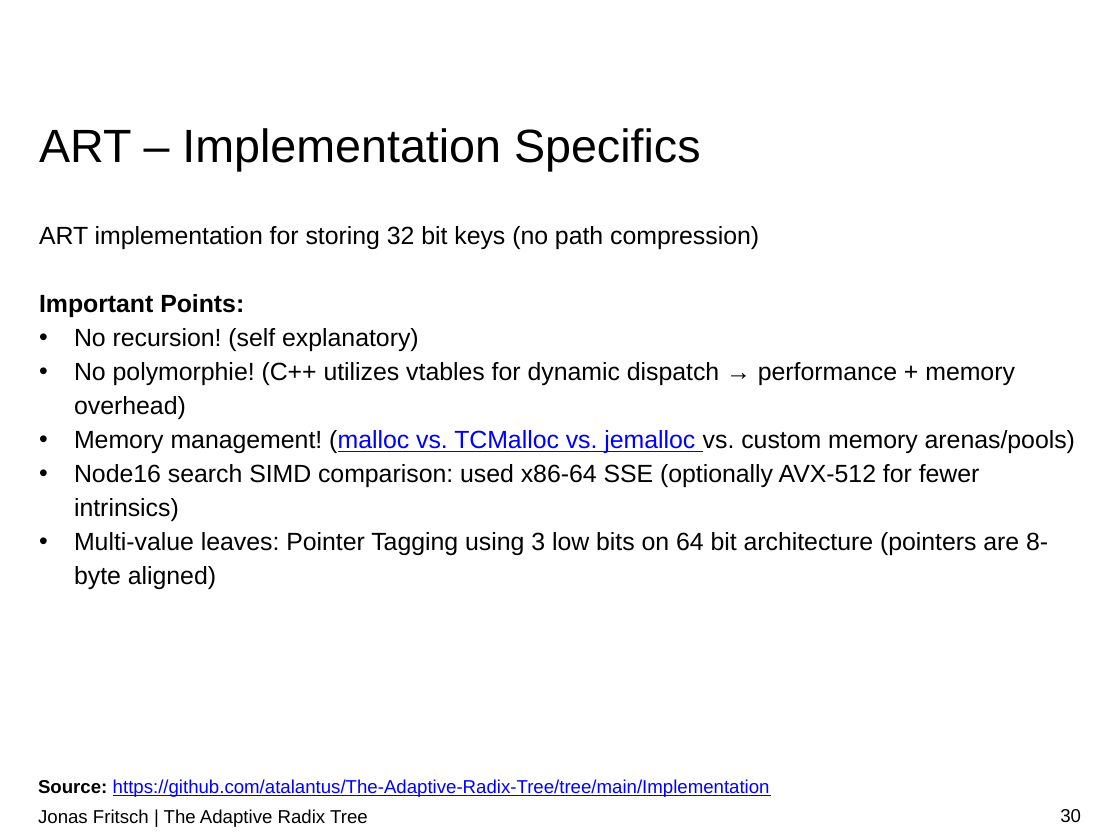
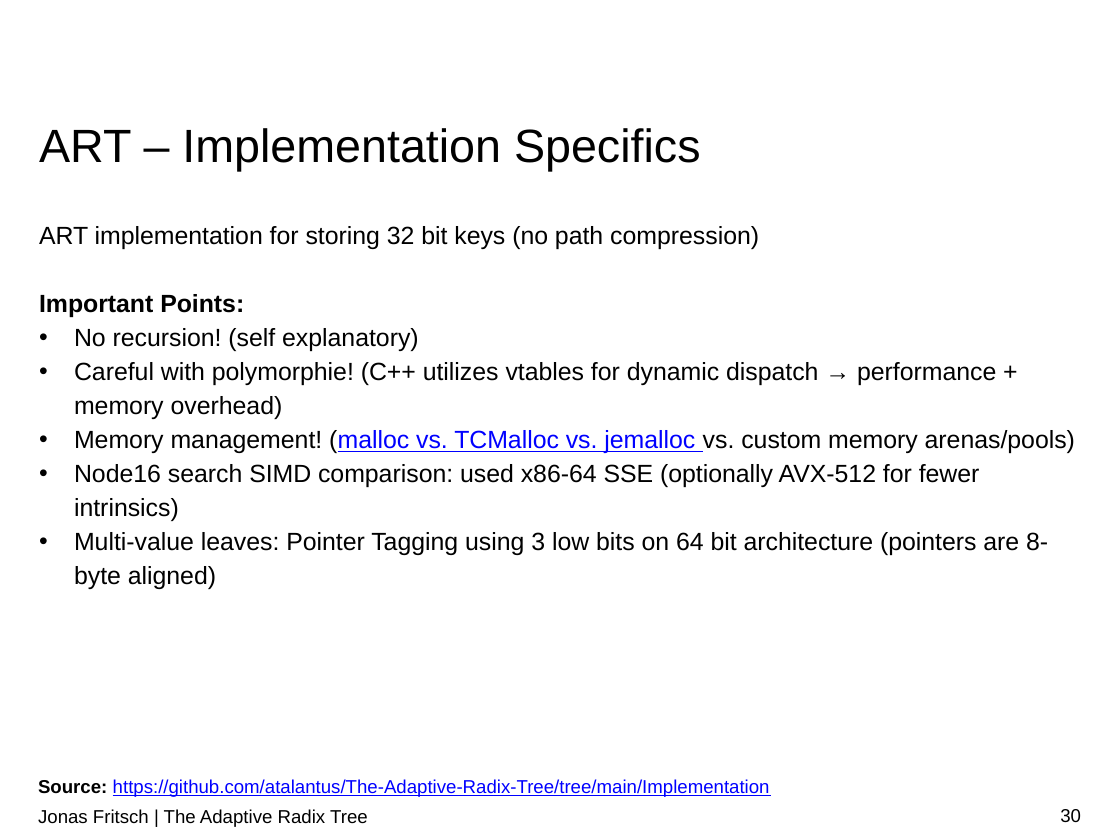
Before and after one commit to atalantus/The-Adaptive-Radix-Tree, a slide deck: slide 30 of Presentation/The Adaptive Radix Tree.pptx. Drawn at 1120x840 pixels with LibreOffice and Linux fonts; fonts in the diff are those of the drawing; background and template pictures are left out. Boxes give left, top, right and bottom in pixels: in the first picture for what was removed or moved away, otherwise in the second. Text is boxed around its words. In the diff, an @@ line names an element or a change of style, - is before the commit and + after.

```diff
--- a/Presentation/The Adaptive Radix Tree.pptx
+++ b/Presentation/The Adaptive Radix Tree.pptx
@@ text at box(74, 362, 996, 419): text changed @@
-• No polymorphie! (C++ utilizes vtables for dynamic dispatch → performance + memory overhead)
+• Careful with polymorphie! (C++ utilizes vtables for dynamic dispatch → performance + memory overhead)
```
